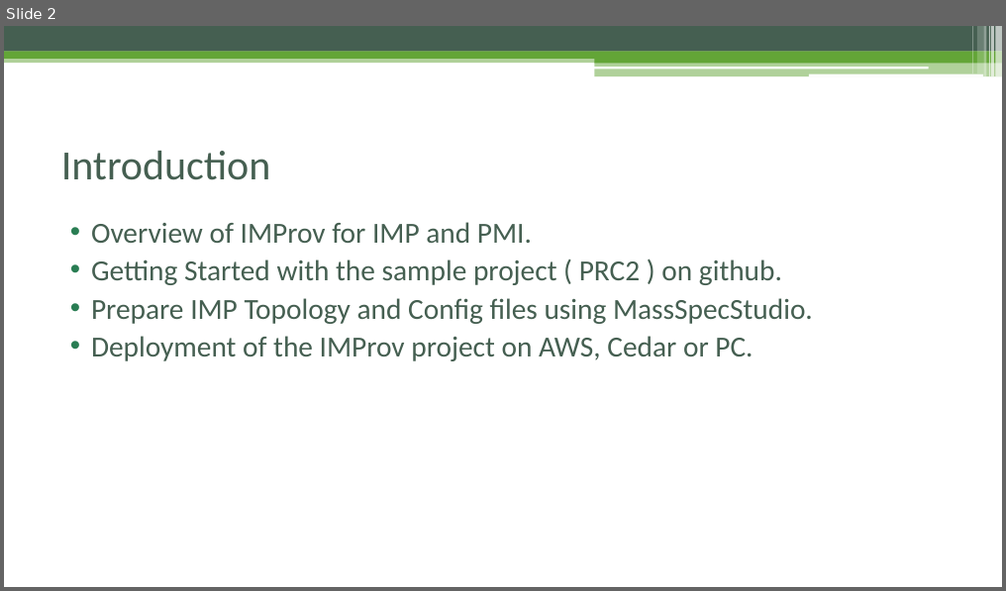
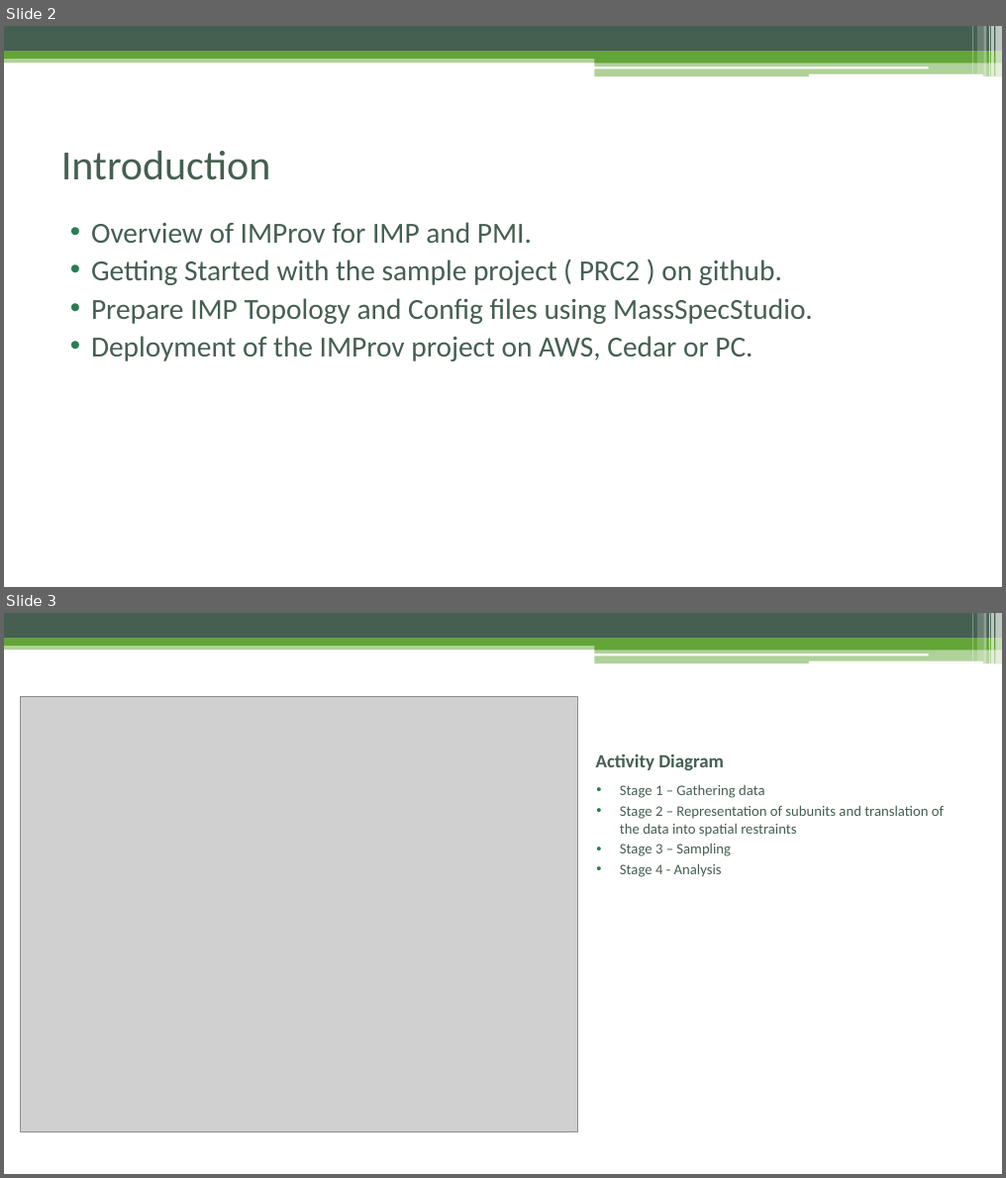
Before and after one commit to pellst/imp_msstudio_init, a slide deck: IMProv_project_prep.pptx. Shown one above the other, each under a label of ours: slide 2 before the commit, slides 2 and 3 after it. The pictures are 1006x591 and 1006x1178 pixels, drawn with LibreOffice and Linux fonts; fonts in the diff are those of the drawing; grey boxes stand for pictures. Boxes give left, top, right and bottom in pixels: in the first picture for what was removed or moved away, otherwise in the second. Text is boxed around its words. In the diff, an @@ line names an element or a change of style, - is before the commit and + after.

```diff
--- a/IMProv_project_prep.pptx
+++ b/IMProv_project_prep.pptx
@@ slide 3 added at bbox=[4, 613, 1002, 1174], background #FFFFFF; not listed: 13 template elements that a slide beside it also shows @@
@@ picture added at bbox=[21, 696, 577, 1133] @@
@@ title added at bbox=[596, 754, 724, 770], 18 pt, text #455F51, bold @@
+Activity Diagram
@@ text added at bbox=[620, 785, 944, 877], 14 pt, text #455F51 @@
+• Stage 1 – Gathering data
+• Stage 2 – Representation of subunits and translation of the data into spatial restraints
+• Stage 3 – Sampling
+• Stage 4 - Analysis
```
Also in this commit, not shown: 3 slides changed, 20 other slides added, 3 slides removed.
